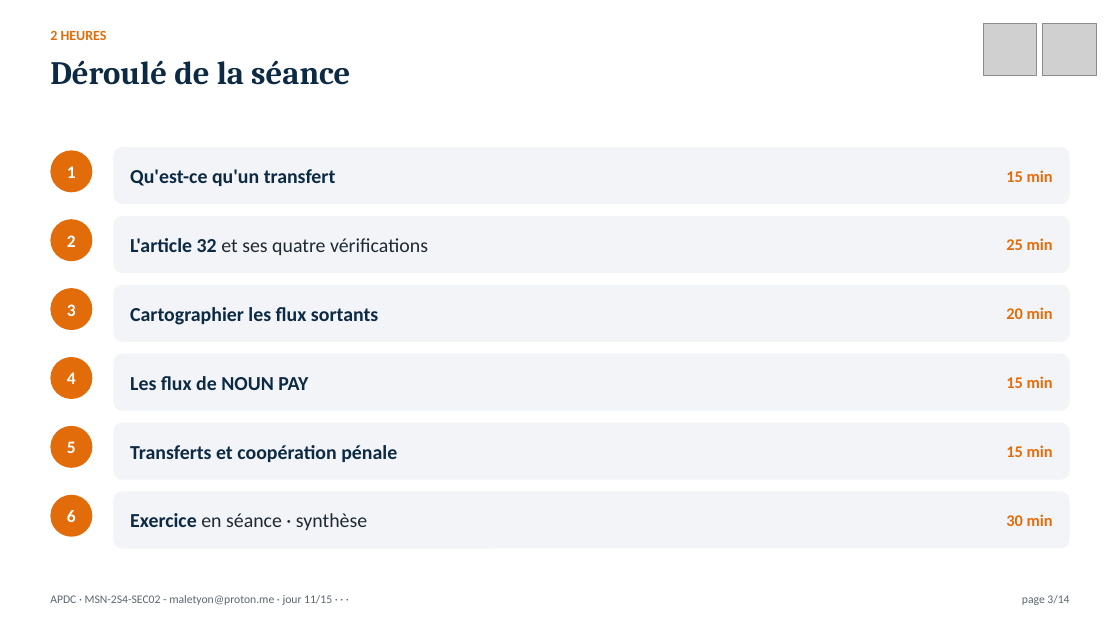
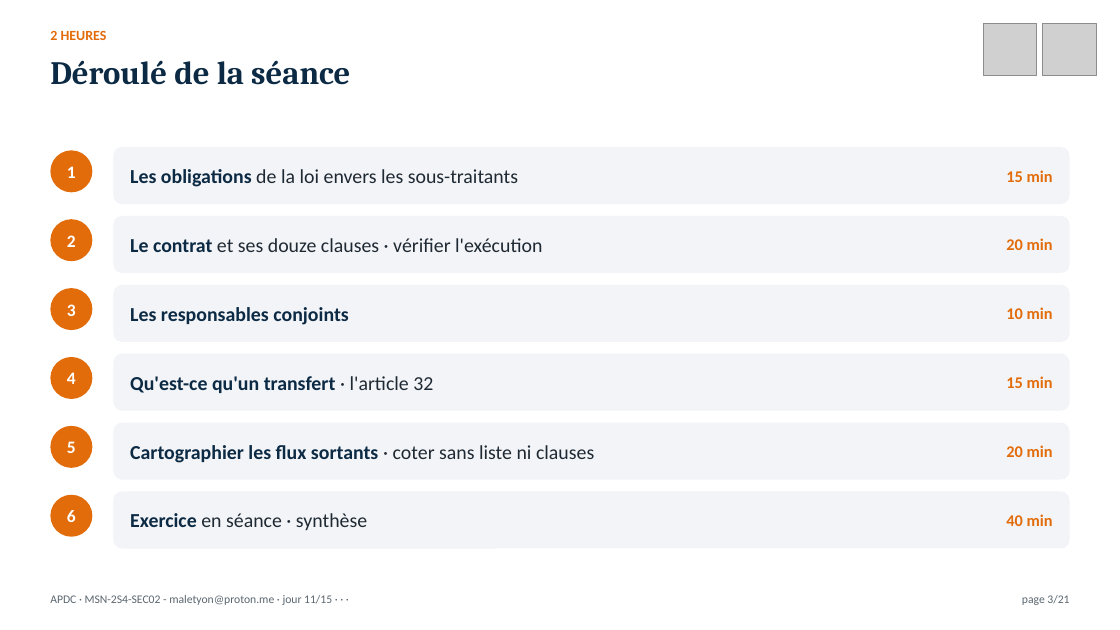
Before and after one commit to MaletYon/cours-apdc, a slide deck: slide 3 of Présentation/APDC_J11.pptx. Drawn at 1120x630 pixels with LibreOffice and Linux fonts; fonts in the diff are those of the drawing; grey boxes stand for pictures. Boxes give left, top, right and bottom in pixels: in the first picture for what was removed or moved away, otherwise in the second. Text is boxed around its words. In the diff, an @@ line names an element or a change of style, - is before the commit and + after.

```diff
--- a/Présentation/APDC_J11.pptx
+++ b/Présentation/APDC_J11.pptx
@@ text at box(130, 169, 518, 187): text changed; text colour #0C2A44 to #1F2933; bold off @@
-Qu'est-ce qu'un transfert
+Les obligations de la loi envers les sous-traitants
@@ text at box(130, 238, 542, 252): text changed @@
-L'article 32 et ses quatre vérifications
+Le contrat et ses douze clauses · vérifier l'exécution
@@ text at box(1006, 238, 1053, 250): text changed @@
-25 min
+20 min
@@ text at box(130, 307, 348, 325): text changed @@
-Cartographier les flux sortants
+Les responsables conjoints
@@ text at box(1006, 307, 1053, 319): text changed @@
-20 min
+10 min
@@ text at box(130, 376, 433, 393): text changed @@
-Les flux de NOUN PAY
+Qu'est-ce qu'un transfert · l'article 32
@@ text at box(130, 445, 594, 463): text changed @@
-Transferts et coopération pénale
+Cartographier les flux sortants · coter sans liste ni clauses
@@ text at box(1006, 445, 1053, 457): text changed @@
-15 min
+20 min
@@ text at box(1006, 514, 1053, 526): text changed @@
-30 min
+40 min
@@ text at box(1022, 595, 1069, 605): text changed @@
-page 3/14
+page 3/21
```
Also in this commit, not shown: 12 other slides changed, 7 slides added, 53 other files.
